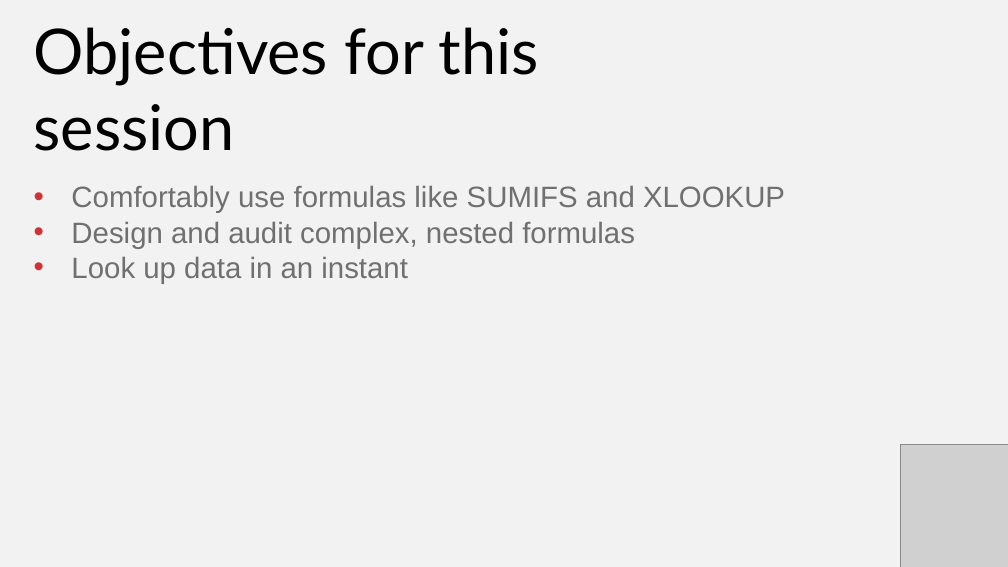
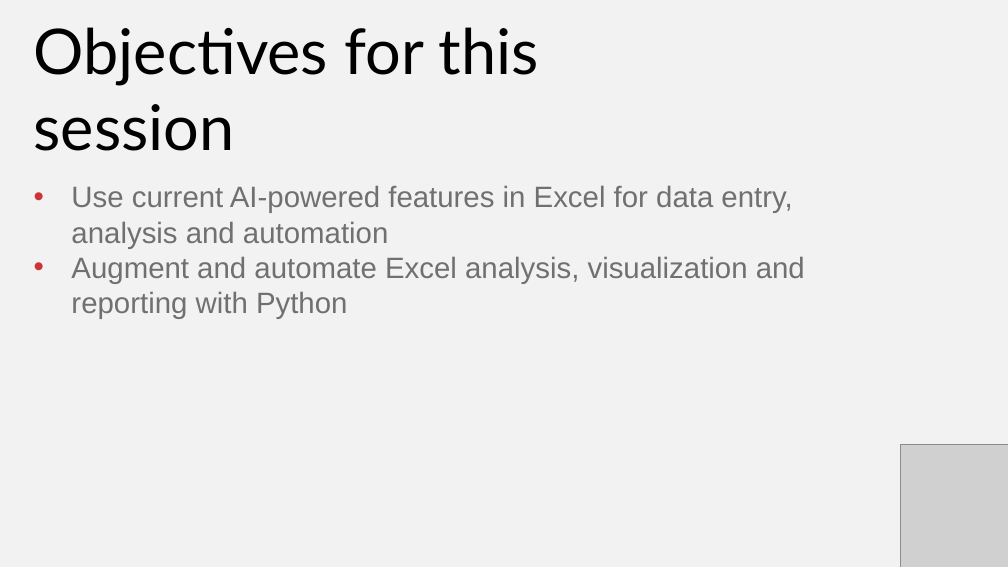
Before and after one commit to stringfestdata/xlgs-2024-analytics-2_0, a slide deck: slide 3 of xlgs-analytics-2_0-slides.pptx. Drawn at 1008x567 pixels with LibreOffice and Linux fonts; fonts in the diff are those of the drawing; grey boxes stand for pictures. Boxes give left, top, right and bottom in pixels: in the first picture for what was removed or moved away, otherwise in the second. Text is boxed around its words. In the diff, an @@ line names an element or a change of style, - is before the commit and + after.

```diff
--- a/xlgs-analytics-2_0-slides.pptx
+++ b/xlgs-analytics-2_0-slides.pptx
@@ text at <box>71,185,805,319</box>: text changed @@
-• Comfortably use formulas like SUMIFS and XLOOKUP
-• Design and audit complex, nested formulas
-• Look up data in an instant
+• Use current AI-powered features in Excel for data entry, analysis and automation
+• Augment and automate Excel analysis, visualization and reporting with Python
```
Also in this commit, not shown: 1 slide added, 2 slides removed, 6 other files.
